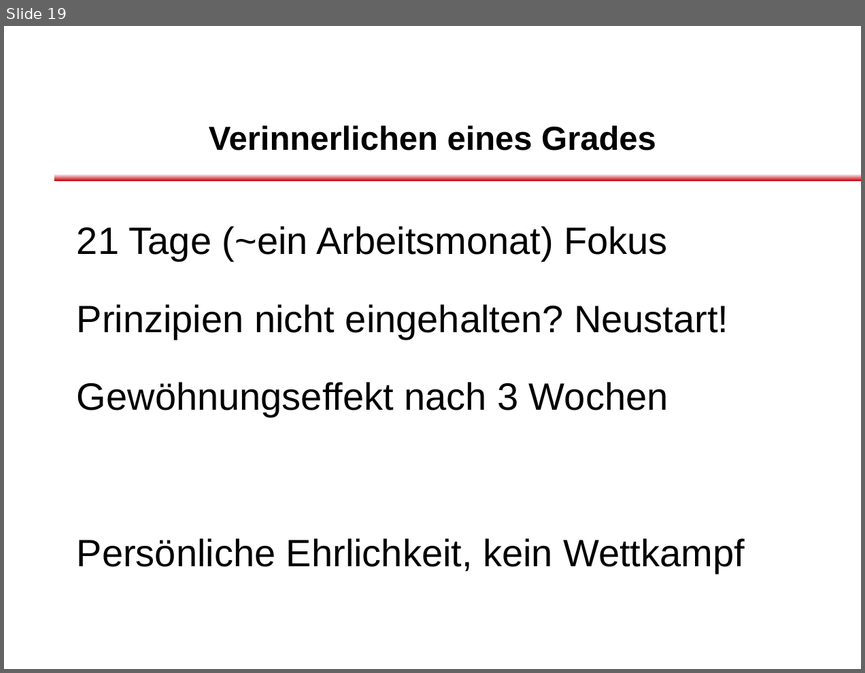
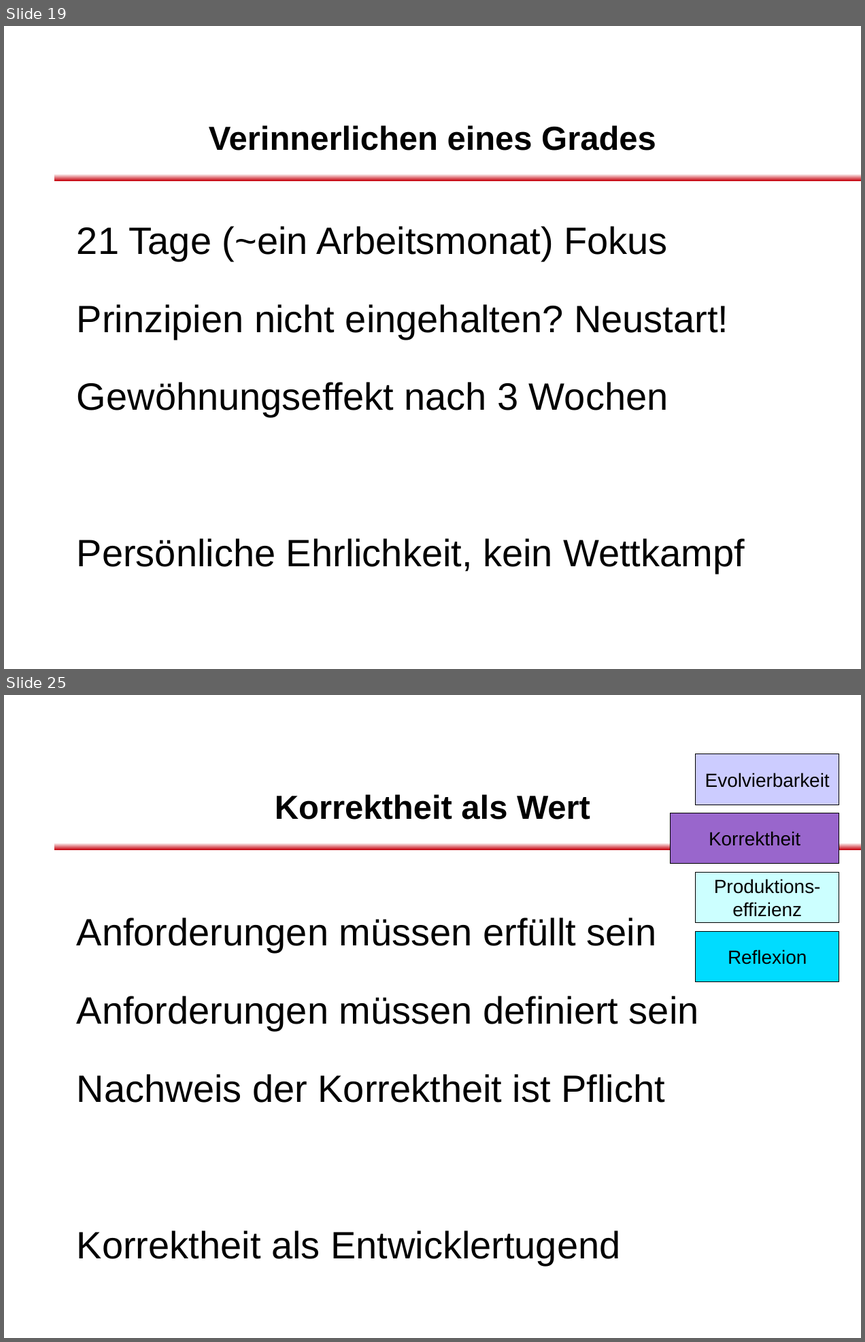
Before and after one commit to dlindner/vorlesung-se2-dhbw, a slide deck: added_2012/Clean Code Developer.odp. Shown one above the other, each under a label of ours: slide 19 before the commit, slides 19 and 25 after it; the slides between them are not shown. The pictures are 865x673 and 865x1342 pixels, drawn with LibreOffice and Linux fonts; fonts in the diff are those of the drawing; background and template pictures are left out. Boxes give left, top, right and bottom in pixels: in the first picture for what was removed or moved away, otherwise in the second. Text is boxed around its words. In the diff, an @@ line names an element or a change of style, - is before the commit and + after.

```diff
--- a/added_2012/Clean Code Developer.odp
+++ b/added_2012/Clean Code Developer.odp
@@ slide 25 added at [4, 695, 861, 1338], background #FFFFFF; not listed: 2 template elements that a slide beside it also shows @@
@@ rectangle added at [696, 754, 838, 804], fill #CCCCFF, outline #000000 0 pt, 16 pt, text #000000 @@
+Evolvierbarkeit
@@ title added at [275, 794, 590, 819], 28 pt, text #000000, bold @@
+Korrektheit als Wert
@@ rectangle added at [670, 813, 839, 864], fill #9966CC, outline #000000 0 pt, 16 pt, text #000000 @@
+Korrektheit
@@ rectangle added at [696, 872, 838, 923], fill #CCFFFF, outline #000000 0 pt, 16 pt, text #000000 @@
+Produktions-
+effizienz
@@ text added at [77, 917, 699, 1265], 32 pt, text #000000 @@
+Anforderungen müssen erfüllt sein
+Anforderungen müssen definiert sein
+Nachweis der Korrektheit ist Pflicht
+Korrektheit als Entwicklertugend
@@ rectangle added at [696, 932, 838, 982], fill #00DCFF, outline #000000 0 pt, 16 pt, text #000000 @@
+Reflexion
```
Also in this commit, not shown: 3 slides changed, 6 other slides added, 4 slides removed.
